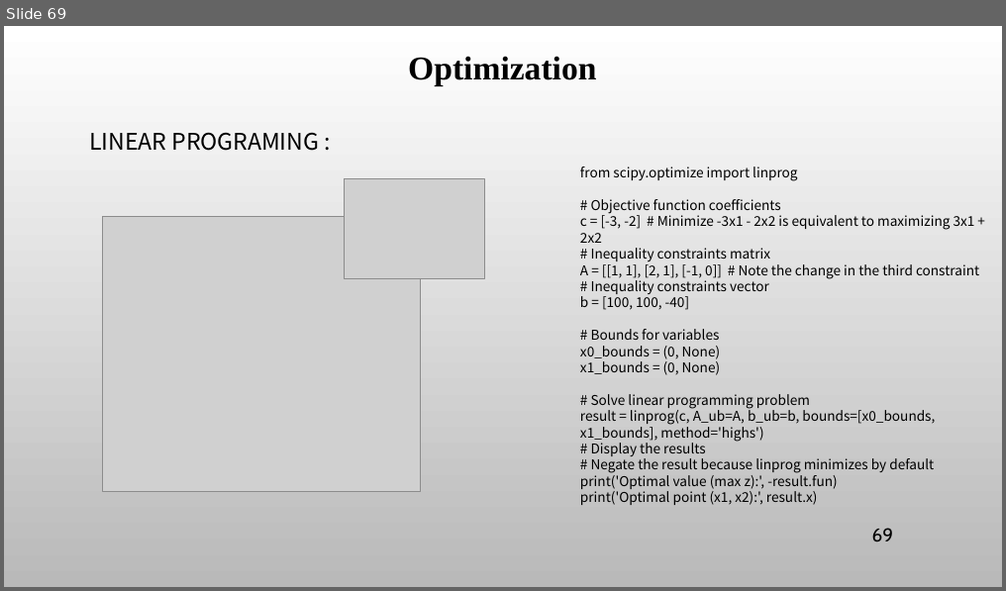
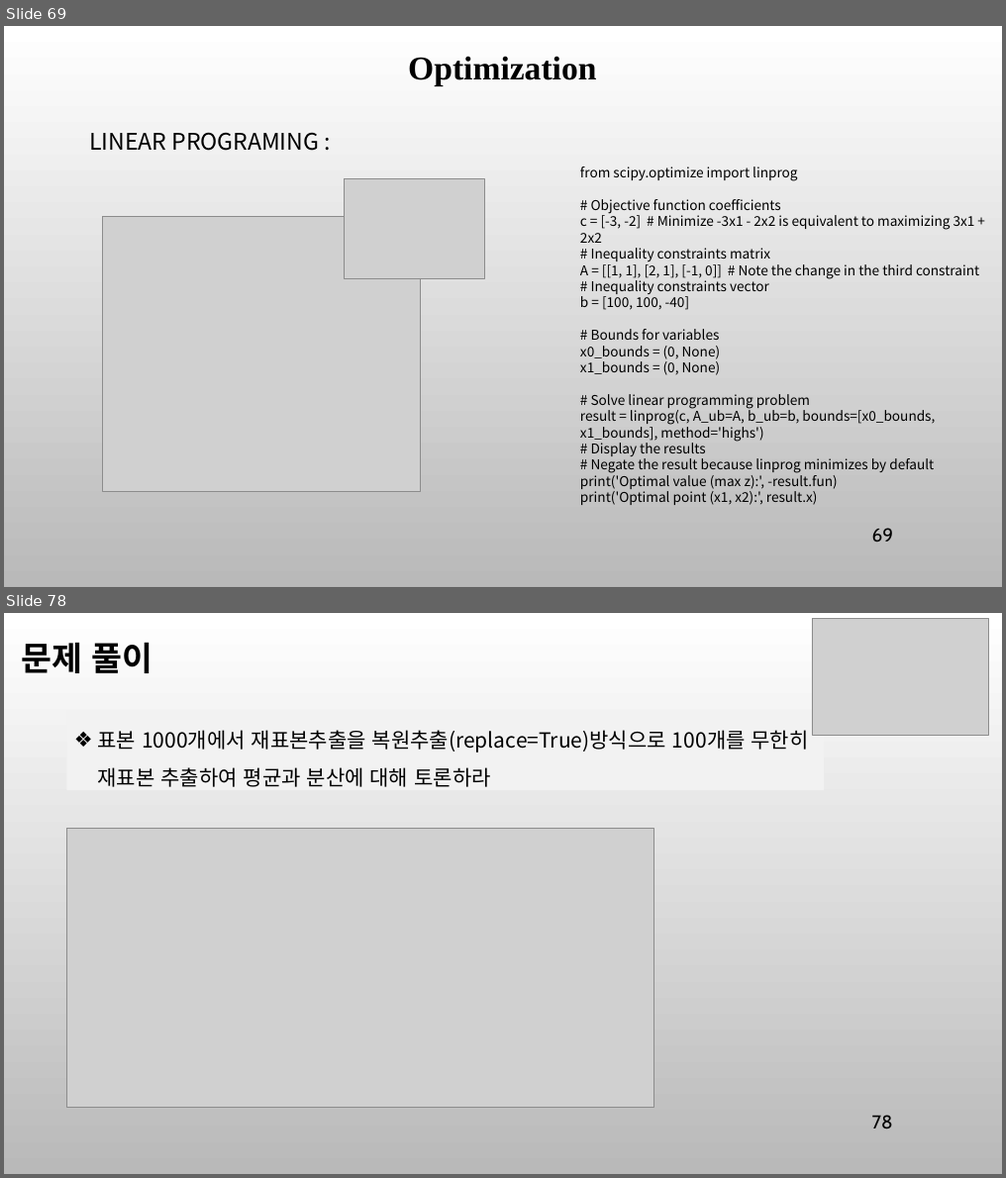
Before and after one commit to ancestor9/mathematics-for-machine-learning, a slide deck: 8_Applications of mathematics.pptx. Shown one above the other, each under a label of ours: slide 69 before the commit, slides 69 and 78 after it; the slides between them are not shown. The pictures are 1006x591 and 1006x1178 pixels, drawn with LibreOffice and Linux fonts; fonts in the diff are those of the drawing; grey boxes stand for pictures; background and template pictures are left out. Boxes give left, top, right and bottom in pixels: in the first picture for what was removed or moved away, otherwise in the second. Text is boxed around its words. In the diff, an @@ line names an element or a change of style, - is before the commit and + after.

```diff
--- a/8_Applications of mathematics.pptx
+++ b/8_Applications of mathematics.pptx
@@ slide 78 added at [4,613,1002,1174], background picture (left out) @@
@@ text added at [21,642,153,673], 32 pt, text #000000, bold @@
+문제 풀이
@@ picture added at [812,618,988,735] @@
@@ rectangle added at [67,711,825,790], fill #F2F2F2, 20 pt, text #000000 @@
+❖ 표본 1000개에서 재표본추출을 복원추출(replace=True)방식으로 100개를 무한히 재표본 추출하여 평균과 분산에 대해 토론하라
@@ picture added at [67,828,653,1107] @@
@@ page number added at [872,1115,893,1130], 18 pt, text #000000 @@
+78
```
Also in this commit, not shown: 15 other slides added.
